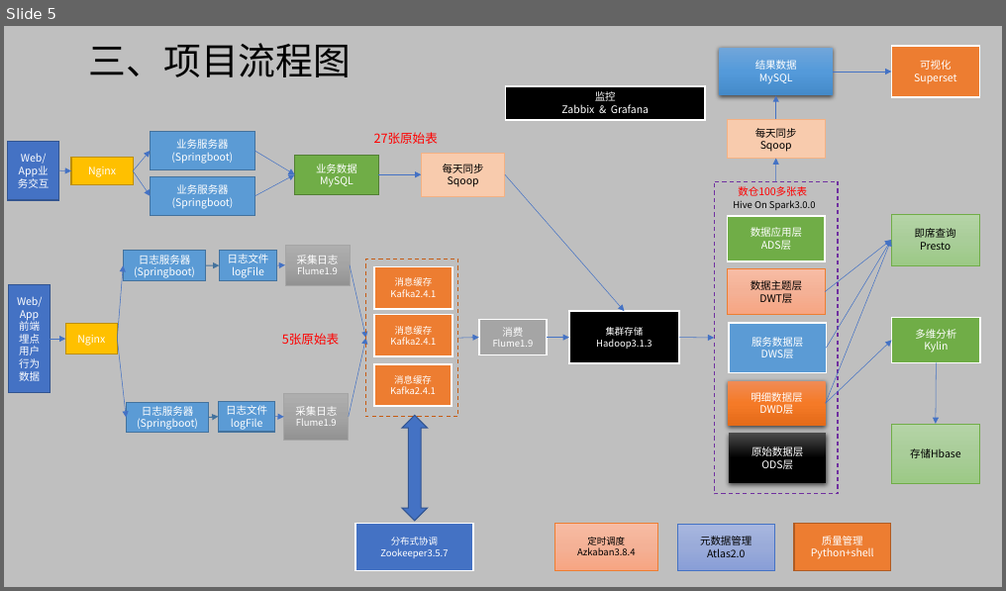
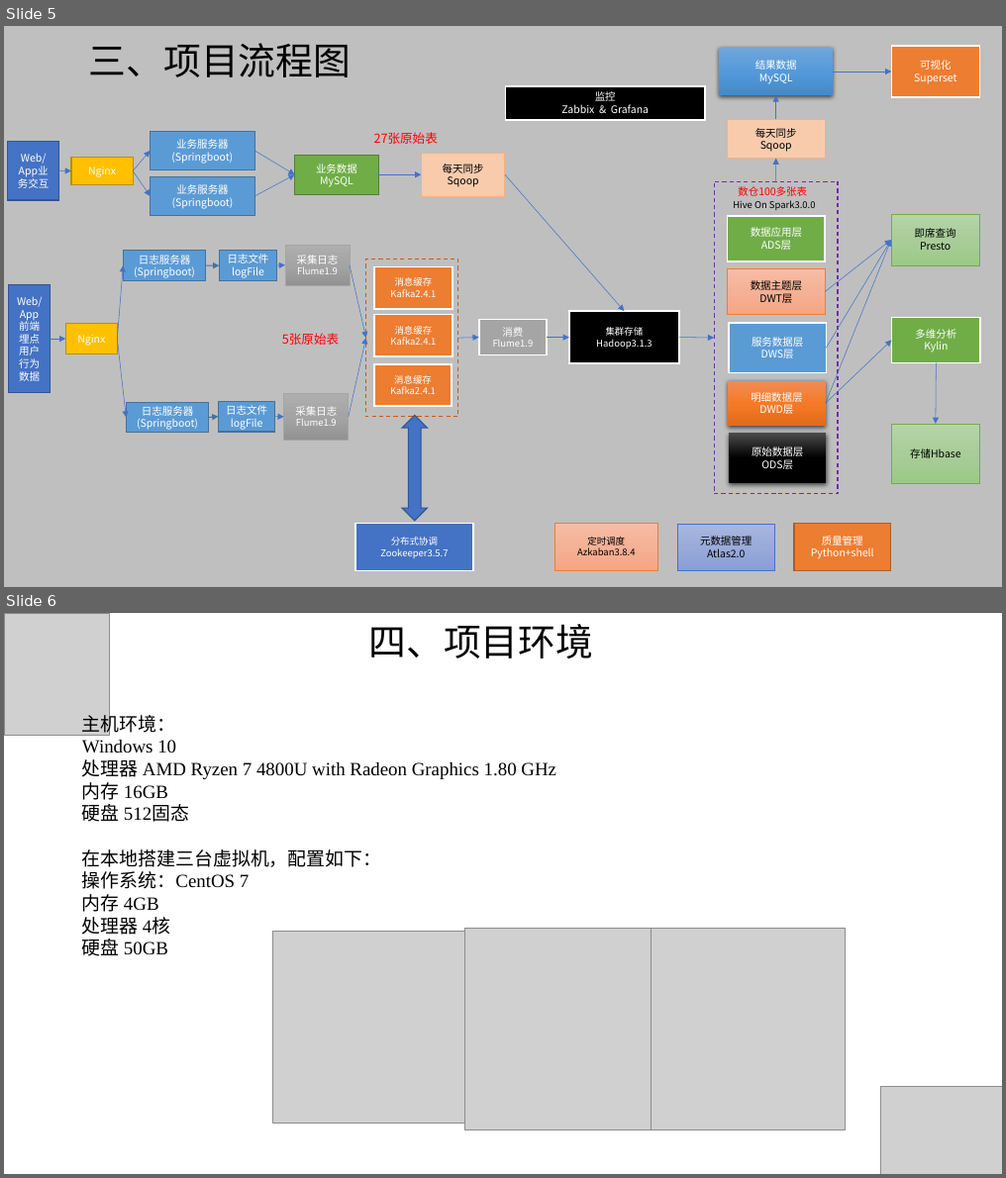
Before and after one commit to hunter95671/DataWarehouse, a slide deck: 电商离线数据仓库流程架构.pptx. Shown one above the other, each under a label of ours: slide 5 before the commit, slides 5 and 6 after it. The pictures are 1006x591 and 1006x1178 pixels, drawn with LibreOffice and Linux fonts; fonts in the diff are those of the drawing; grey boxes stand for pictures. Boxes give left, top, right and bottom in pixels: in the first picture for what was removed or moved away, otherwise in the second. Text is boxed around its words. In the diff, an @@ line names an element or a change of style, - is before the commit and + after.

```diff
--- a/电商离线数据仓库流程架构.pptx
+++ b/电商离线数据仓库流程架构.pptx
@@ slide 6 added at <box>4,613,1002,1174</box>, background #FFFFFF @@
@@ picture added at <box>4,613,110,736</box> @@
@@ text added at <box>369,624,594,659</box>, 36 pt, text #000000 @@
+四、项目环境
@@ text added at <box>82,711,556,957</box>, 18 pt, text #000000 @@
+主机环境：
+Windows 10
+处理器 AMD Ryzen 7 4800U with Radeon Graphics 1.80 GHz
+内存 16GB
+硬盘 512固态
+在本地搭建三台虚拟机，配置如下：
+操作系统：CentOS 7
+内存 4GB
+处理器 4核
+硬盘 50GB
@@ picture added at <box>272,931,465,1124</box> @@
@@ picture added at <box>465,928,651,1131</box> @@
@@ picture added at <box>651,928,846,1131</box> @@
@@ picture added at <box>880,1087,1002,1174</box> @@
```
Also in this commit, not shown: 2 slides changed, 5 other slides added, 1 slide removed.
